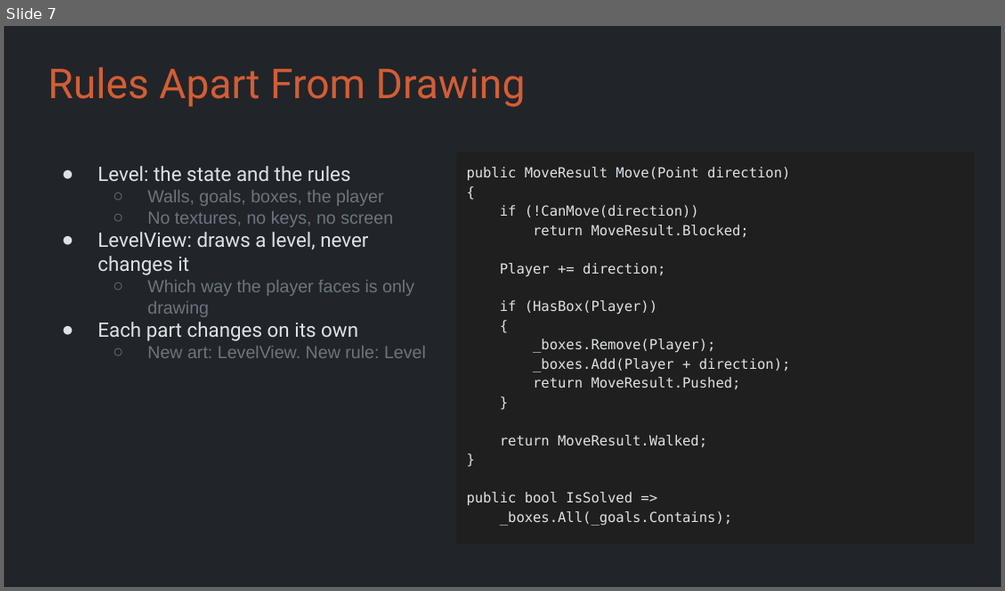
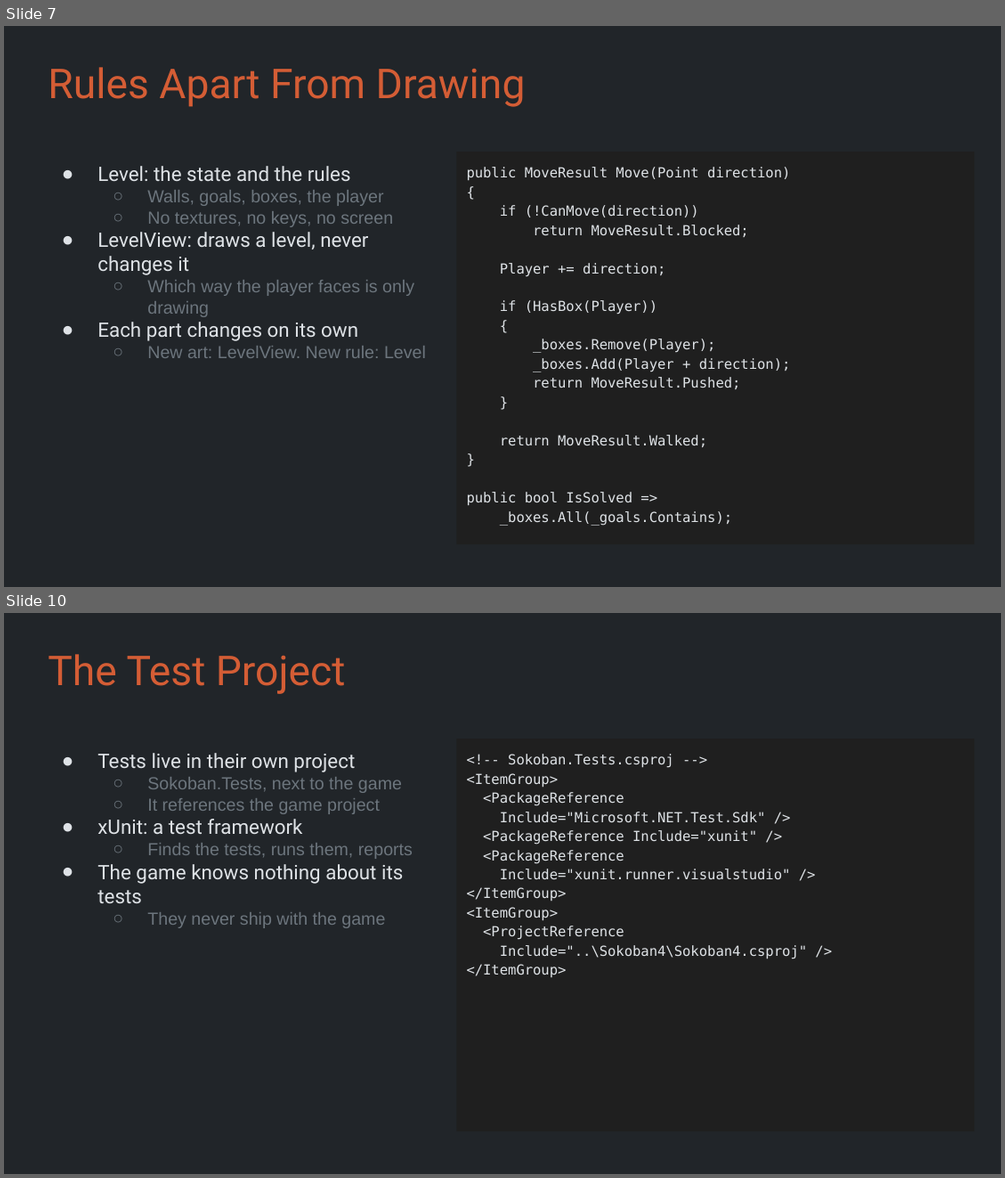
Before and after one commit to Metamate/gar, a slide deck: slides/04 Sokoban.pptx. Shown one above the other, each under a label of ours: slide 7 before the commit, slides 7 and 10 after it; the slides between them are not shown. The pictures are 1005x591 and 1005x1178 pixels, drawn with LibreOffice and Linux fonts; fonts in the diff are those of the drawing. Boxes give left, top, right and bottom in pixels: in the first picture for what was removed or moved away, otherwise in the second. Text is boxed around its words. In the diff, an @@ line names an element or a change of style, - is before the commit and + after.

```diff
--- a/slides/04 Sokoban.pptx
+++ b/slides/04 Sokoban.pptx
@@ slide 10 added at <box>4,613,1001,1174</box>, background #212529 @@
@@ title added at <box>48,654,346,694</box>, 29.7 pt, text #D45D35 @@
+The Test Project
@@ text added at <box>456,738,974,1131</box>, fill #1F1F1F, 10 pt, text #DEE2E6 @@
+<!-- Sokoban.Tests.csproj -->
+<ItemGroup>
+<PackageReference
+Include="Microsoft.NET.Test.Sdk" />
+<PackageReference Include="xunit" />
+<PackageReference
+Include="xunit.runner.visualstudio" />
+</ItemGroup>
+<ItemGroup>
+<ProjectReference
+Include="..\Sokoban4\Sokoban4.csproj" />
+</ItemGroup>
@@ title added at <box>97,753,413,903</box>, 12.6 pt, text #6C757D @@
+● Tests live in their own project
+  ○ Sokoban.Tests, next to the game
+  ○ It references the game project
+● xUnit: a test framework
+  ○ Finds the tests, runs them, reports
+● The game knows nothing about its tests
+  ○ They never ship with the game
```
Also in this commit, not shown: 9 slides changed, 3 other slides added, 1 other file.
